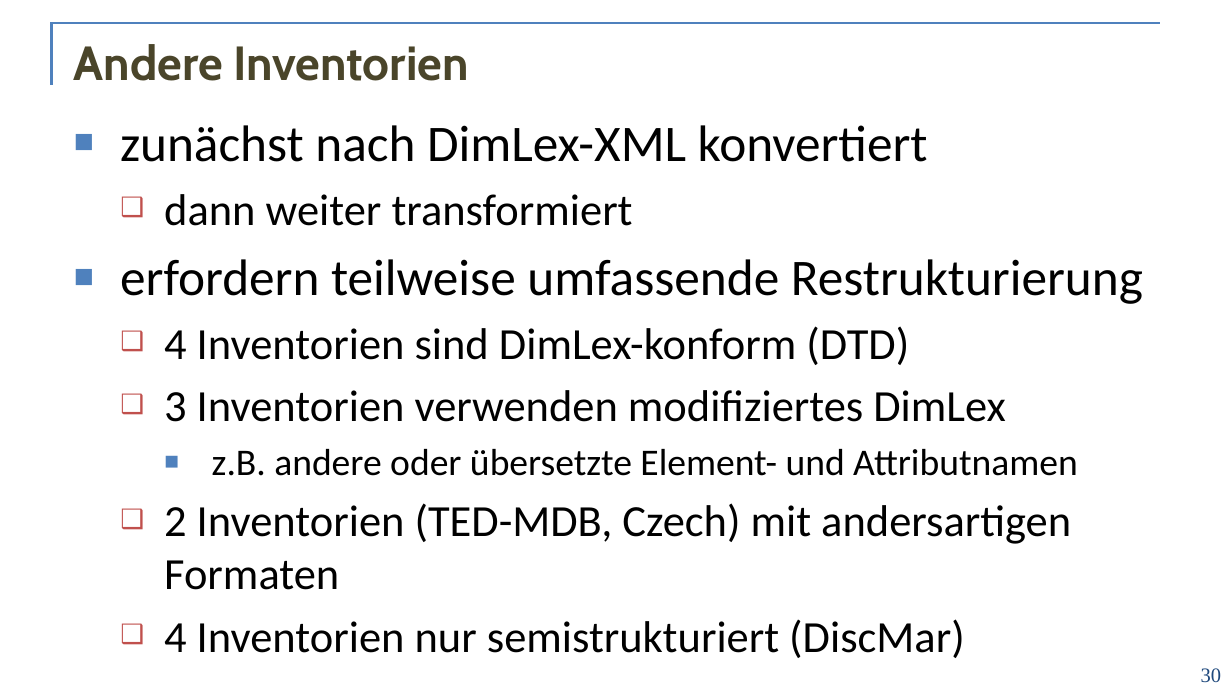
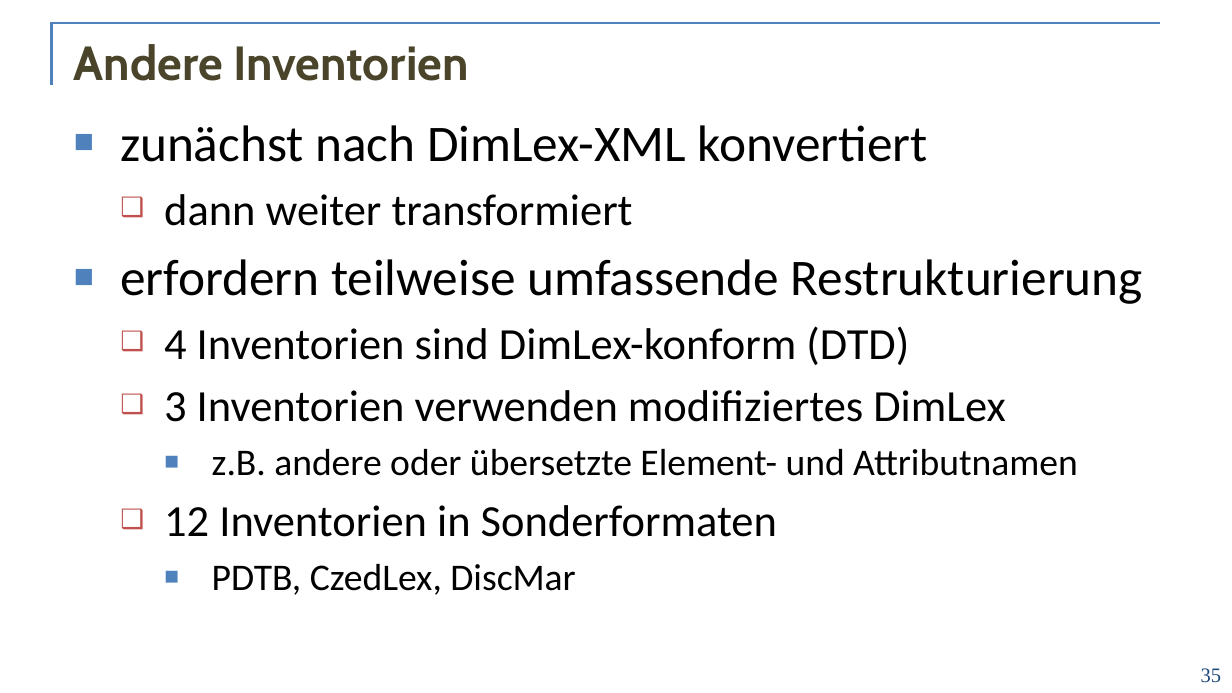
Before and after one commit to acoli-repo/rdf4discourse, a slide deck: slide 35 of doc/vortrag.pptx (slide 30 before the commit). Drawn at 1232x693 pixels with LibreOffice and Linux fonts; fonts in the diff are those of the drawing; background and template pictures are left out. Boxes give left, top, right and bottom in pixels: in the first picture for what was removed or moved away, otherwise in the second. Text is boxed around its words. In the diff, an @@ line names an element or a change of style, - is before the commit and + after.

```diff
--- a/doc/vortrag.pptx
+++ b/doc/vortrag.pptx
@@ text at [164, 505, 777, 537]: text changed @@
-  ❑ 2 Inventorien (TED-MDB, Czech) mit andersartigen Formaten
-  ❑ 4 Inventorien nur semistrukturiert (DiscMar)
+  ❑ 12 Inventorien in Sonderformaten
+    ■ PDTB, CzedLex, DiscMar
@@ page number at [1201, 668, 1221, 683]: text changed @@
-30
+35
```
Also in this commit, not shown: 27 other slides changed, 28 slides added, 31 slides removed, 2 other files.
